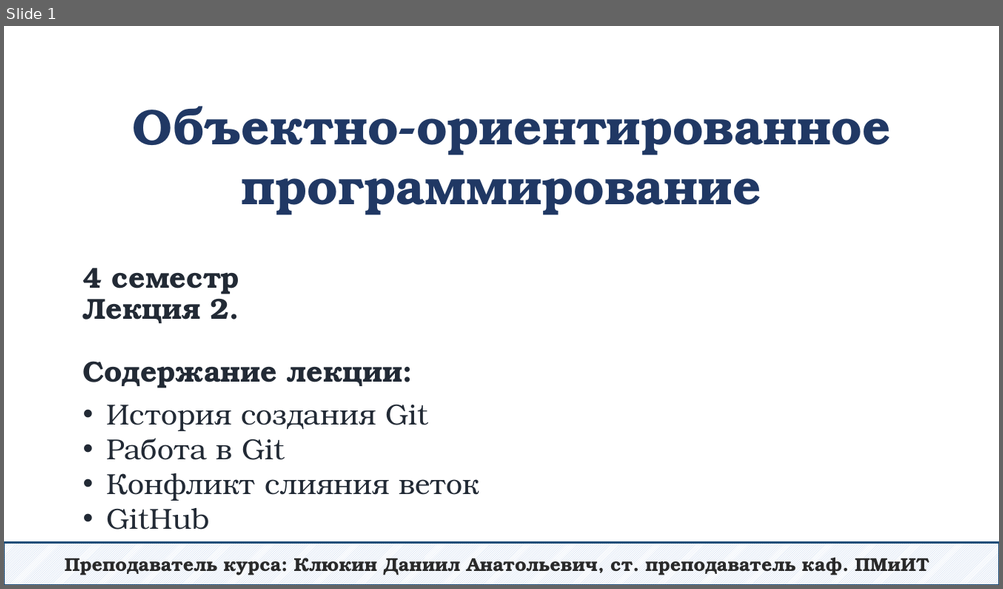
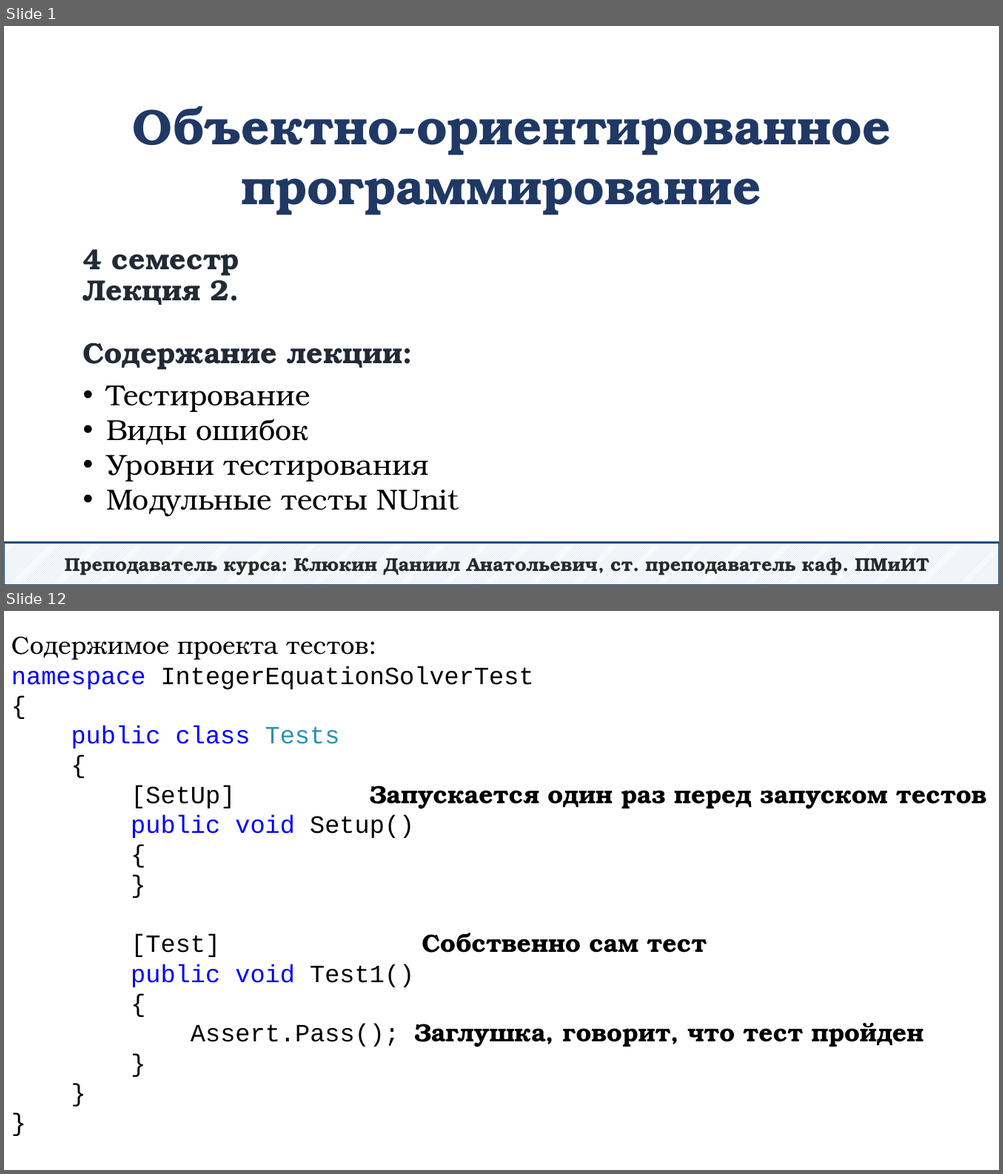
Before and after one commit to DaniilKlyukin/OOP-4, a slide deck: Лекции/ООП 1 лек 2.pptx. Shown one above the other, each under a label of ours: slide 1 before the commit, slides 1 and 12 after it; the slides between them are not shown. The pictures are 1003x589 and 1003x1174 pixels, drawn with LibreOffice and Linux fonts; fonts in the diff are those of the drawing. Boxes give left, top, right and bottom in pixels: in the first picture for what was removed or moved away, otherwise in the second. Text is boxed around its words. In the diff, an @@ line names an element or a change of style, - is before the commit and + after.

```diff
--- a/Лекции/ООП 1 лек 2.pptx
+++ b/Лекции/ООП 1 лек 2.pptx
@@ slide 12 added at [4, 611, 999, 1170], background #FFFFFF @@
@@ text added at [11, 636, 986, 1048], 24 pt, text #000000 @@
+Содержимое проекта тестов:
+namespace IntegerEquationSolverTest
+{
+public class Tests
+{
+[SetUp] Запускается один раз перед запуском тестов
+public void Setup()
+{
+}
+[Test] Собственно сам тест
+public void Test1()
+{
+Assert.Pass(); Заглушка, говорит, что тест пройден
+}
+}
+}
@@ slide 1 changed as well @@
@@ title "4 семестр Лекция 2. Содержание ...": place and size @@
-title "4 семестр Лекция 2. Содержание ..." at [83, 268, 403, 389]
+title "4 семестр Лекция 2. Содержание ..." at [83, 249, 403, 370]
@@ text at [106, 386, 459, 517]: text changed; text colour #222A35 to #000000 @@
-• История создания Git
-• Работа в Git
-• Конфликт слияния веток
-• GitHub
+• Тестирование
+• Виды ошибок
+• Уровни тестирования
+• Модульные тесты NUnit
```
Also in this commit, not shown: 25 other slides added, 47 slides removed.
